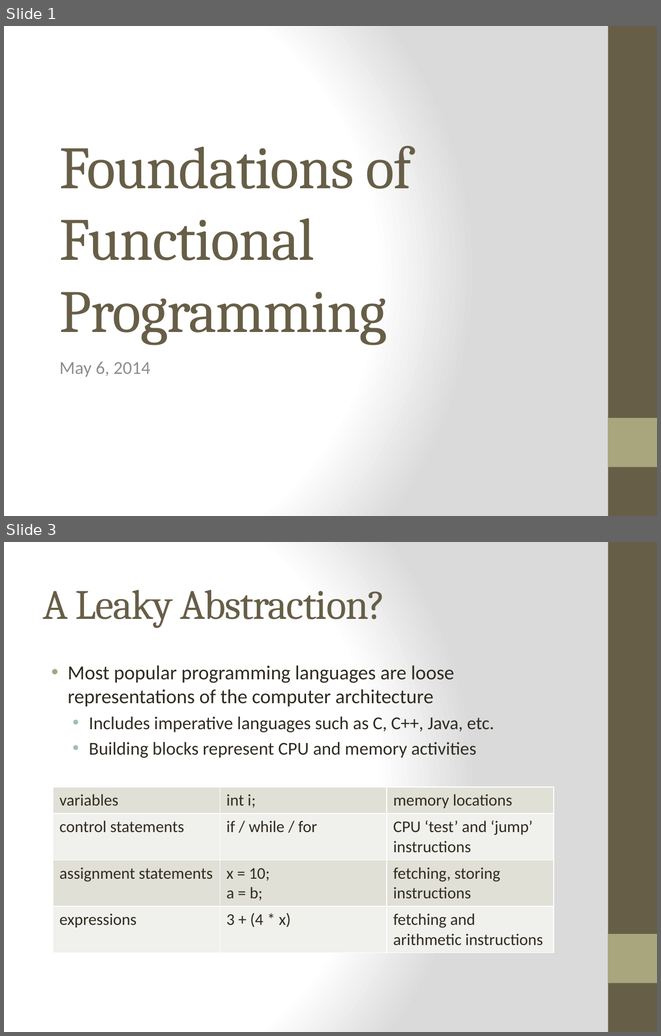
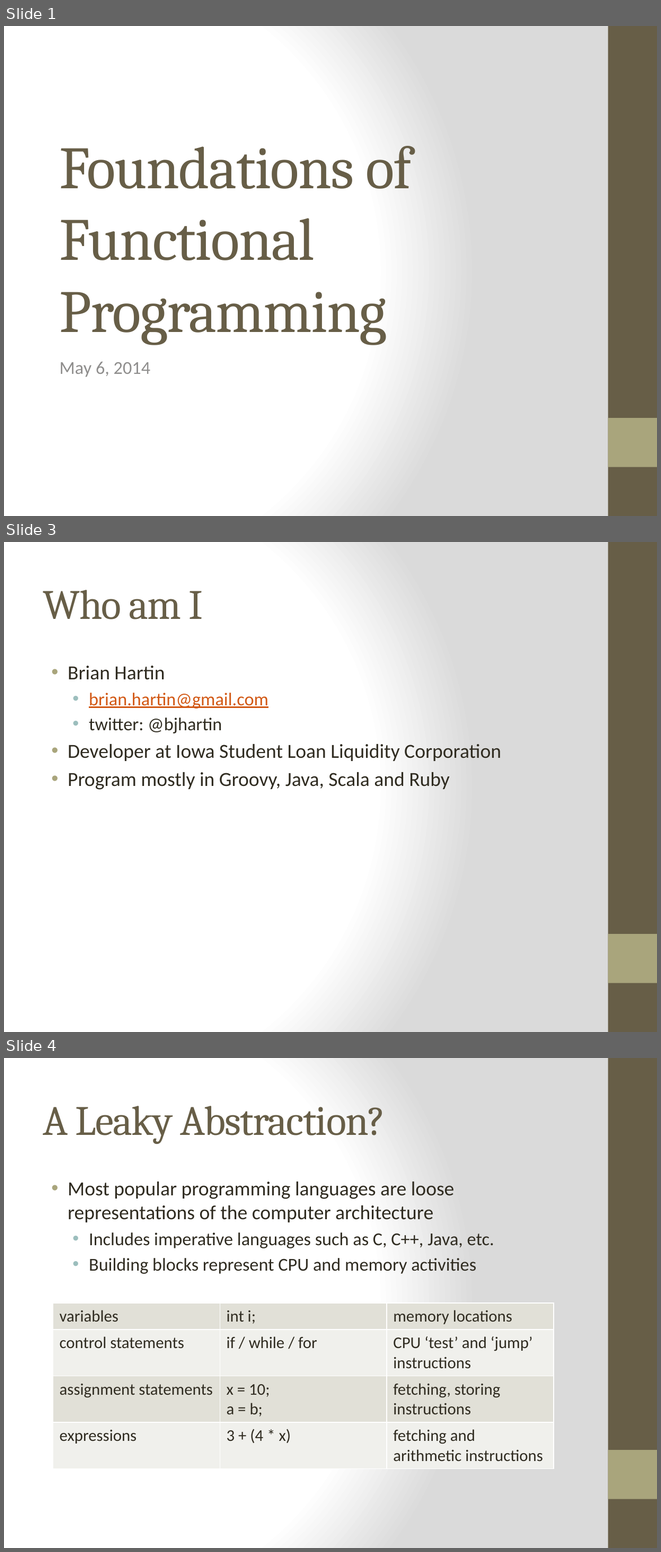
Before and after one commit to bjhartin/FoundationsOfFunctionalProgramming, a slide deck: FoundationsOfFunctionalProgramming.pptx. Shown one above the other, each under a label of ours: slides 1 and 3 before the commit, slides 1, 3 and 4 after it; the slides between them are not shown. The pictures are 661x1036 and 661x1552 pixels, drawn with LibreOffice and Linux fonts; fonts in the diff are those of the drawing. Boxes give left, top, right and bottom in pixels: in the first picture for what was removed or moved away, otherwise in the second. Text is boxed around its words. In the diff, an @@ line names an element or a change of style, - is before the commit and + after.

```diff
--- a/FoundationsOfFunctionalProgramming.pptx
+++ b/FoundationsOfFunctionalProgramming.pptx
@@ slide 3 added at (4,542,657,1032), background gradient #FFFFFF to #DADADA; not listed: 2 template elements that a slide beside it also shows @@
@@ title added at (43,590,203,619), 46 pt, text #675E47 @@
+Who am I
@@ text added at (68,665,501,790), 22 pt, text #2F2B20 @@
+• Brian Hartin
+  • brian.hartin@gmail.com
+  • twitter: @bjhartin
+• Developer at Iowa Student Loan Liquidity Corporation
+• Program mostly in Groovy, Java, Scala and Ruby
@@ what was slide 3 is now slide 4 @@
```
Also in this commit, not shown: 5 slides changed, 1 other slide added, 1 other file.
